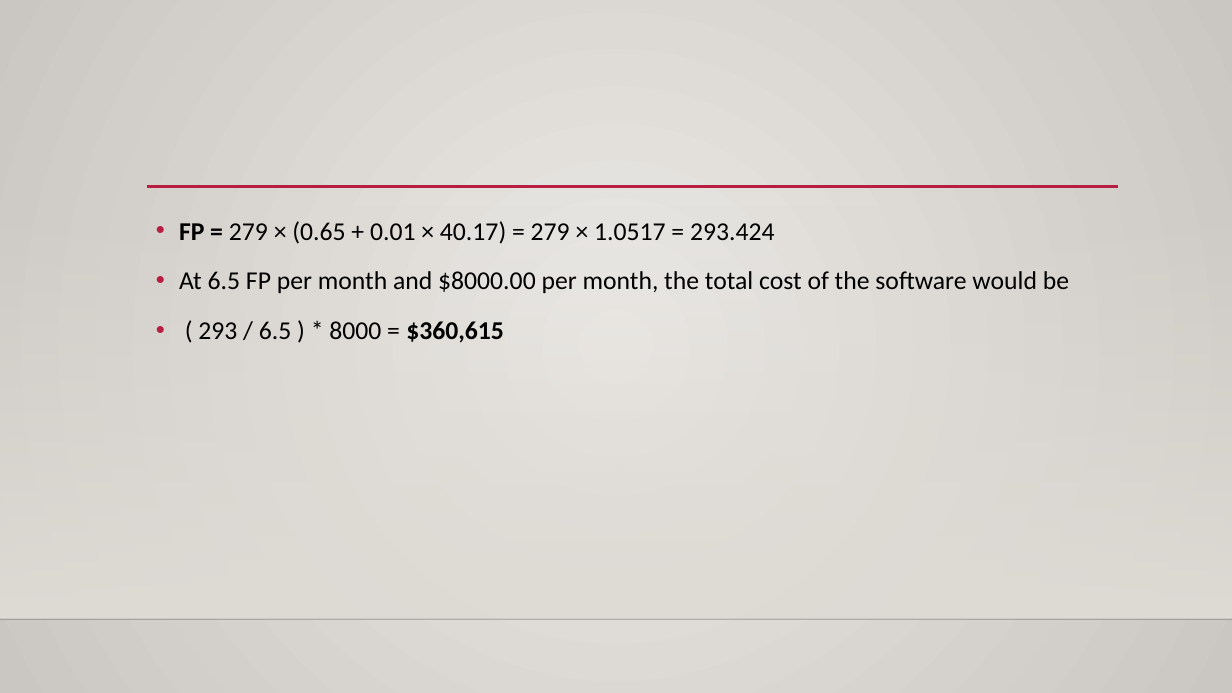
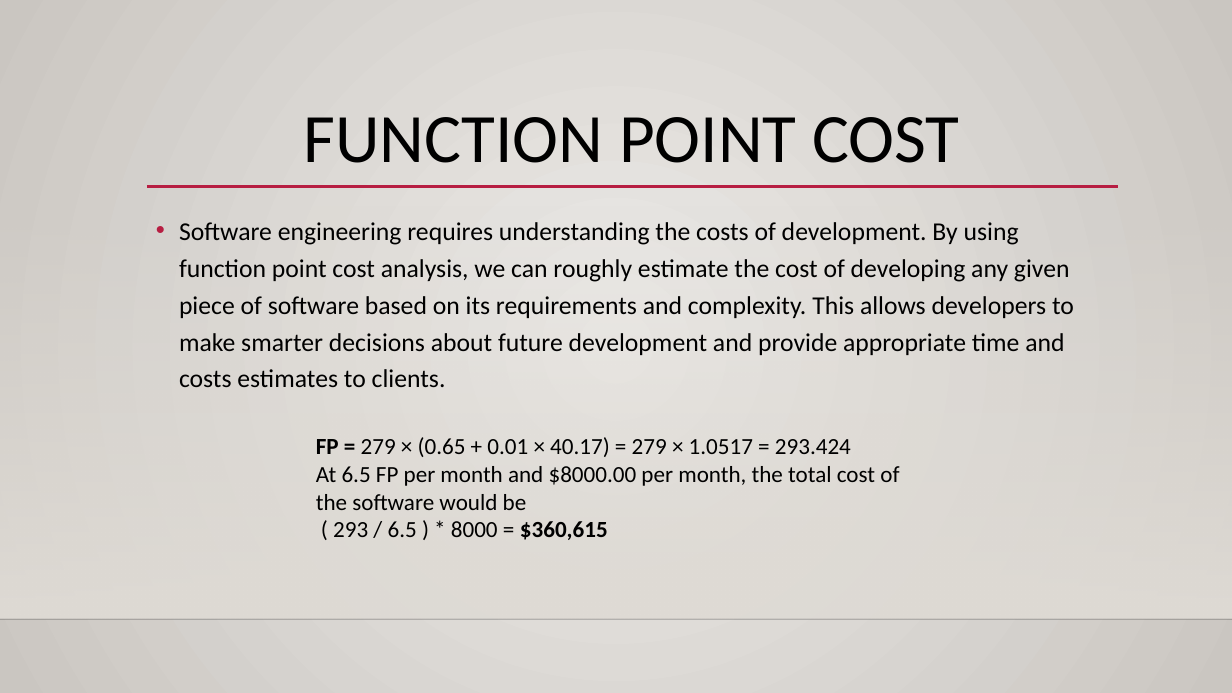
Before and after one commit to FergK/PhoenixHotel, a slide deck: slide 21 of TeamPhoenixPitchDeck.pptx (slide 17 before the commit). Drawn at 1232x693 pixels with LibreOffice and Linux fonts; fonts in the diff are those of the drawing; background and template pictures are left out. Boxes give left, top, right and bottom in pixels: in the first picture for what was removed or moved away, otherwise in the second. Text is boxed around its words. In the diff, an @@ line names an element or a change of style, - is before the commit and + after.

Commit message:
Updated ppt.

```diff
--- a/TeamPhoenixPitchDeck.pptx
+++ b/TeamPhoenixPitchDeck.pptx
@@ title added at (304, 117, 959, 163), 54 pt, text #000000 @@
+FUNCTION POINT COST
@@ text added at (179, 222, 1074, 387), 20 pt, text #000000 @@
+• Software engineering requires understanding the costs of development. By using function point cost analysis, we can roughly estimate the cost of developing any given piece of software based on its requirements and complexity. This allows developers to make smarter decisions about future development and provide appropriate time and costs estimates to clients.
@@ text "FP = 279 × (0.65 ...": place and size @@
-text "FP = 279 × (0.65 ..." at (179, 221, 1069, 343)
+text "FP = 279 × (0.65 ..." at (316, 437, 899, 540)
@@ text "FP = 279 × (0.65 ..." at (316, 437, 899, 540): size 20 to 18 pt; bullet • to none; line spacing 1.2 to 1; less space between paragraphs @@
```
Also in this commit, not shown: 7 other slides changed, 4 slides added.
